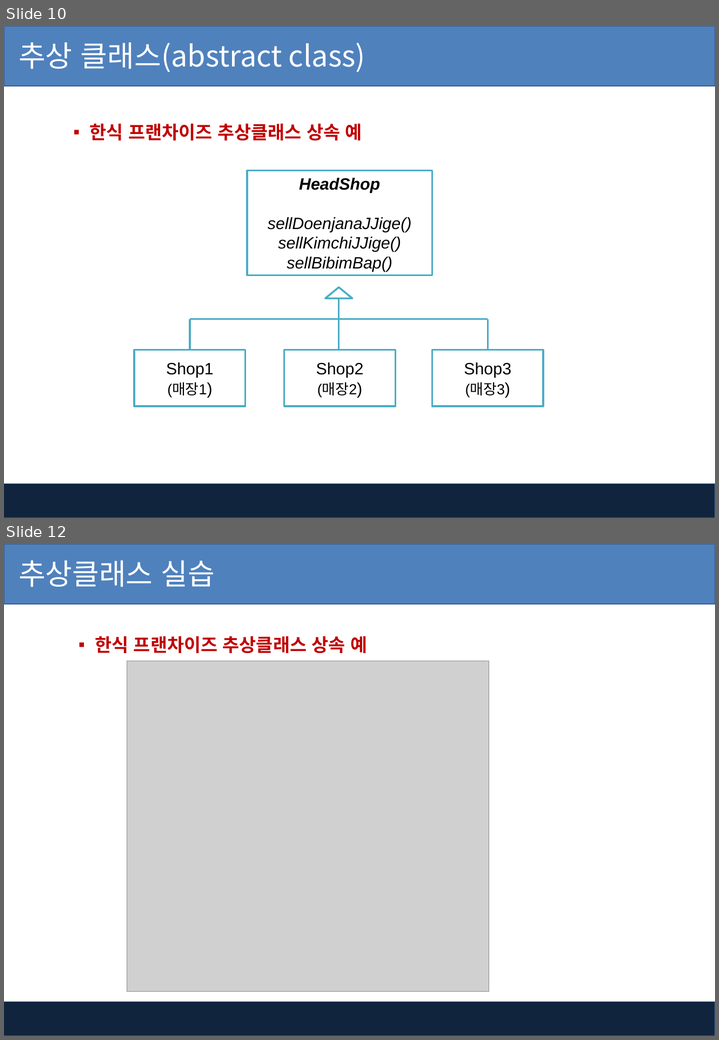
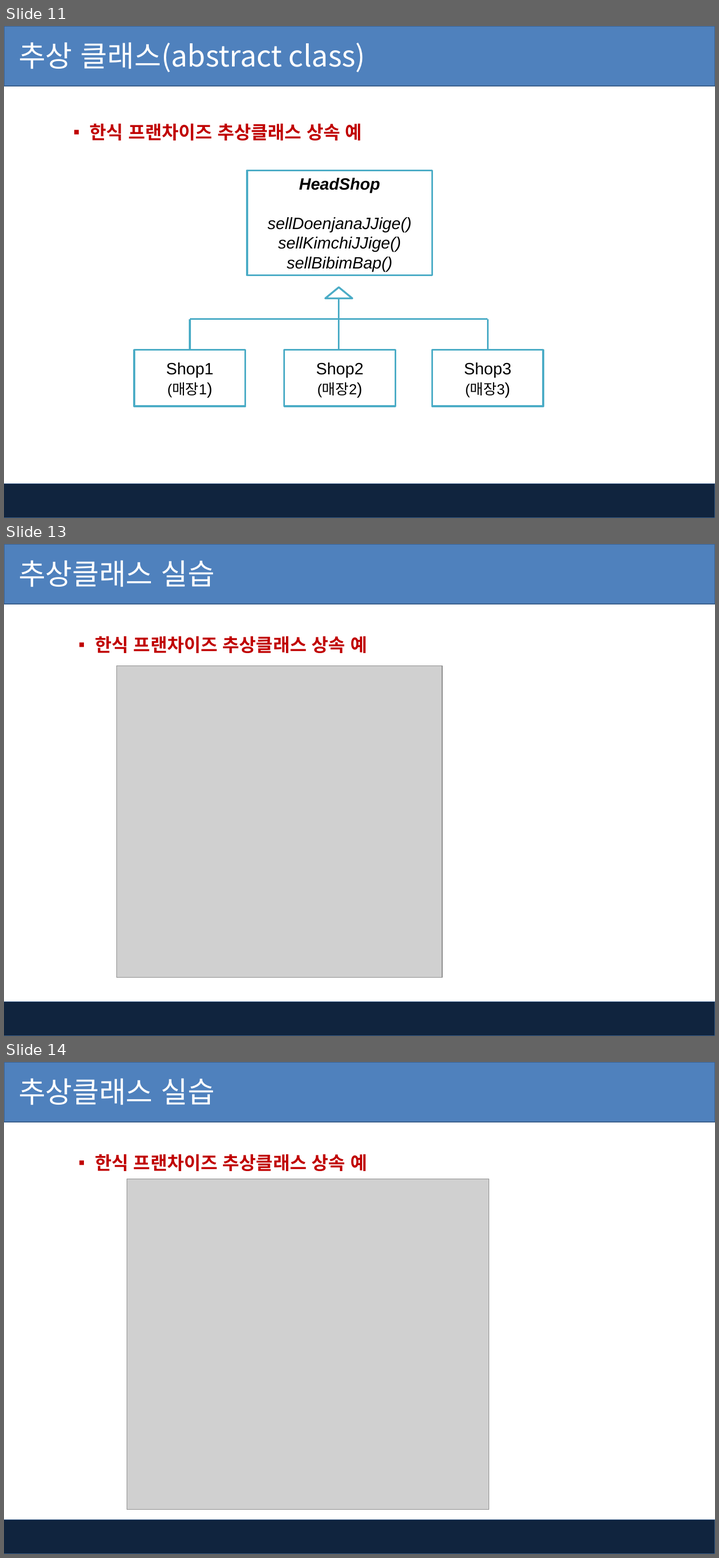
Before and after one commit to pshho/ngreen_project, a slide deck: javaWorks/자료/java_ppt/10장-추상 클래스.pptx. Shown one above the other, each under a label of ours: slides 10 and 12 before the commit, slides 11, 13 and 14 after it; the slides between them are not shown. The pictures are 719x1040 and 719x1558 pixels, drawn with LibreOffice and Linux fonts; fonts in the diff are those of the drawing; grey boxes stand for pictures; background and template pictures are left out. Boxes give left, top, right and bottom in pixels: in the first picture for what was removed or moved away, otherwise in the second. Text is boxed around its words. In the diff, an @@ line names an element or a change of style, - is before the commit and + after.

```diff
--- a/javaWorks/자료/java_ppt/10장-추상 클래스.pptx
+++ b/javaWorks/자료/java_ppt/10장-추상 클래스.pptx
@@ slide 13 added at [4,544,715,1036], background #FFFFFF; not listed: 2 template elements that a slide beside it also shows @@
@@ title added at [19,560,215,587], 32 pt, text #FFFFFF @@
+추상클래스 실습
@@ text added at [95,636,367,653], 20 pt, text #C00000, bold @@
+▪ 한식 프랜차이즈 추상클래스 상속 예
@@ picture added at [117,666,442,978] @@
@@ what was slide 10 is now slide 11 @@
@@ what was slide 12 is now slide 14 @@
```
Also in this commit, not shown: 9 slides changed, 2 other slides added, 6 other files.
